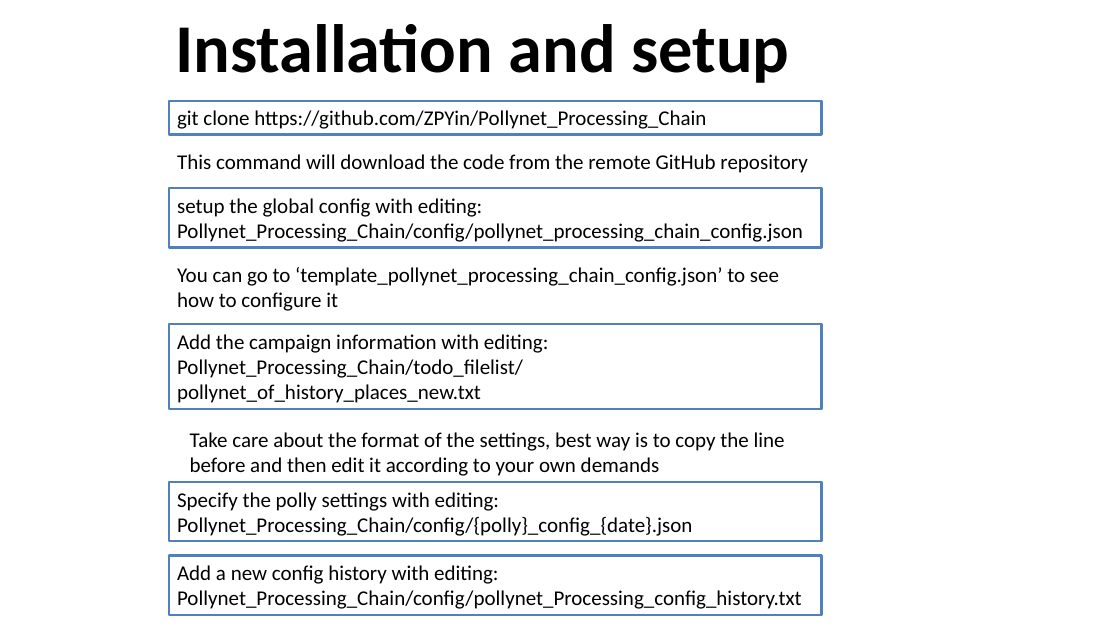
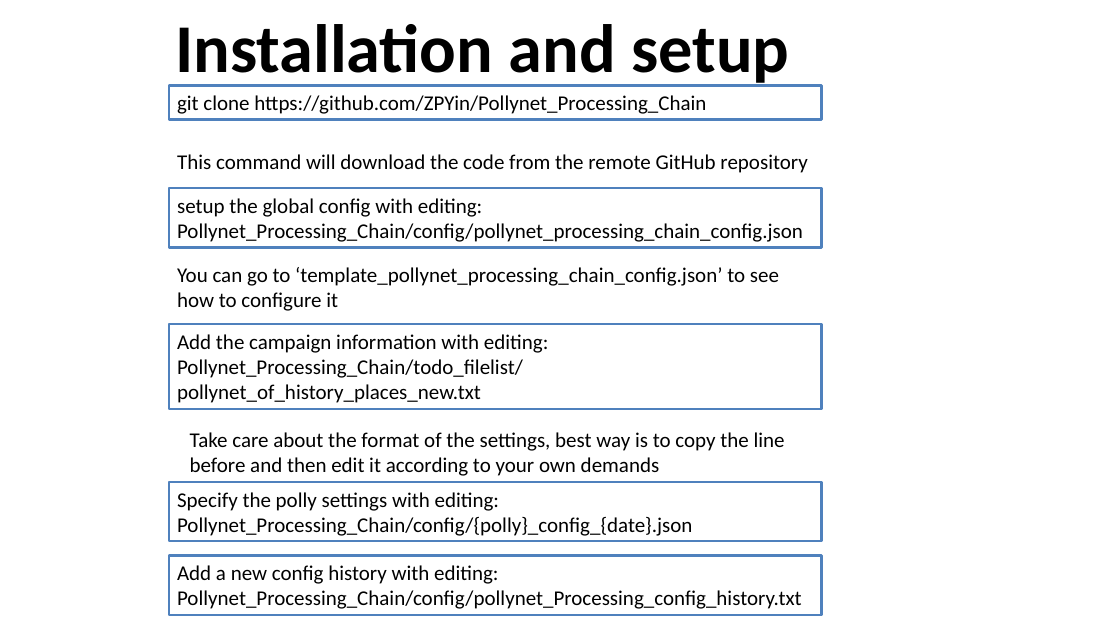
Before and after one commit to PollyNET/Pollynet_Processing_Chain, a slide deck: slide 13 of doc/Pollynet_Processing_Chain.pptx (slide 14 before the commit). Drawn at 1120x630 pixels with LibreOffice and Linux fonts; fonts in the diff are those of the drawing; background and template pictures are left out. Boxes give left, top, right and bottom in pixels: in the first picture for what was removed or moved away, otherwise in the second. Text is boxed around its words. In the diff, an @@ line names an element or a change of style, - is before the commit and + after.

```diff
--- a/doc/Pollynet_Processing_Chain.pptx
+++ b/doc/Pollynet_Processing_Chain.pptx
@@ rectangle "git clone https://github.com/ZPYin/Pollynet_Processing_Chain": place and size @@
-rectangle "git clone https://github.com/ZPYin/Pollynet_Processing_Chain" at (169,101,822,134)
+rectangle "git clone https://github.com/ZPYin/Pollynet_Processing_Chain" at (169,86,822,119)
```
Also in this commit, not shown: 3 other slides changed, 2 other files.
